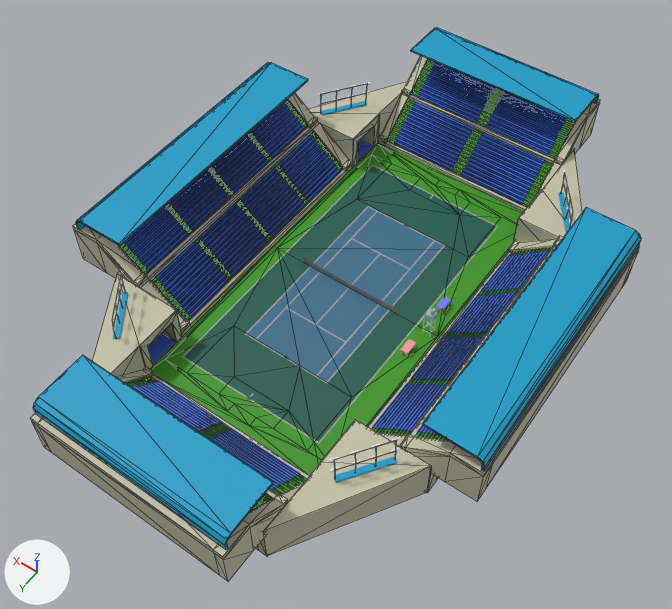
Two versions of the glTF model public/models/maps/games/tennis.glb, one commit apart.
Before and after are seen from a 50 mm lens placed at (-9.85, 13.18, 19.7), pointed at (-1.0, 0.79, 0.22). The lights are fixed; the arrows at lower left show +X, +Y and +Z. Mesh edges are drawn as thin lines on the coarser meshes. Where no turn or scale is listed for an object, it has been applied to the vertices.
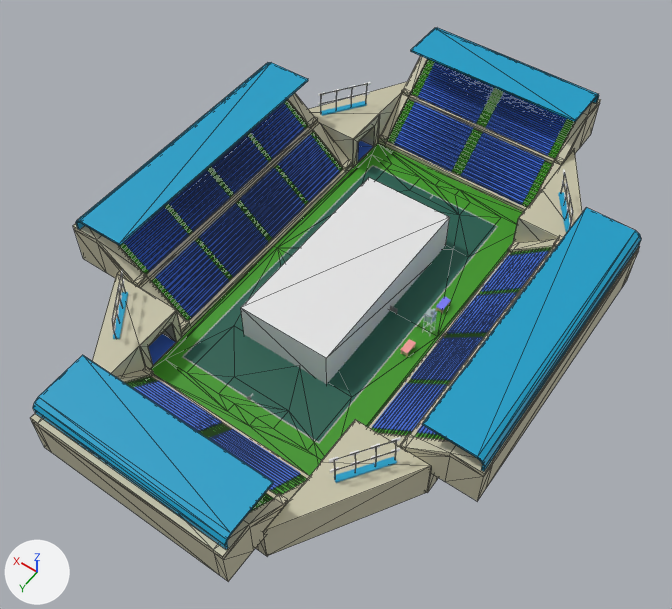
Where the change shows, as pixel boxes [x1, y1, x2, y2] in the pictures (672 x 609 px):
'boite', added
    after: [241, 178, 450, 384]

Edits to the bpy script that builds the scene:
```text
Add me_cube_001:
    me_cube_001.from_pydata(...)  # a box spanning x -1.35..1.35, y -2.9..2.9, z -0.7..0.7
Add ob_boite:
    ob_boite = bpy.data.objects.new('boite', me_cube_001)
    ob_boite.location = (-0.73, -0.19, 0.2)
```
